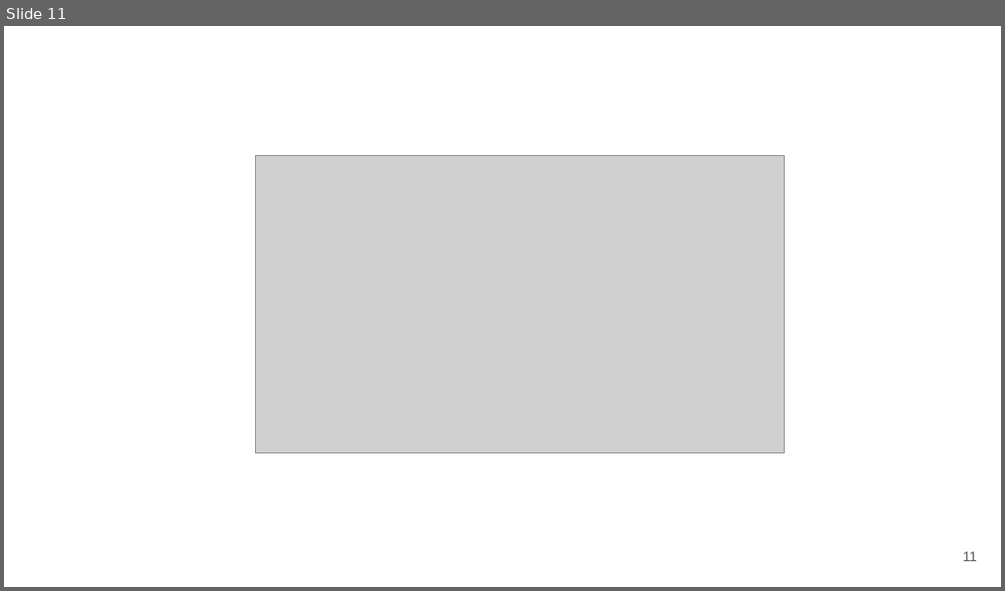
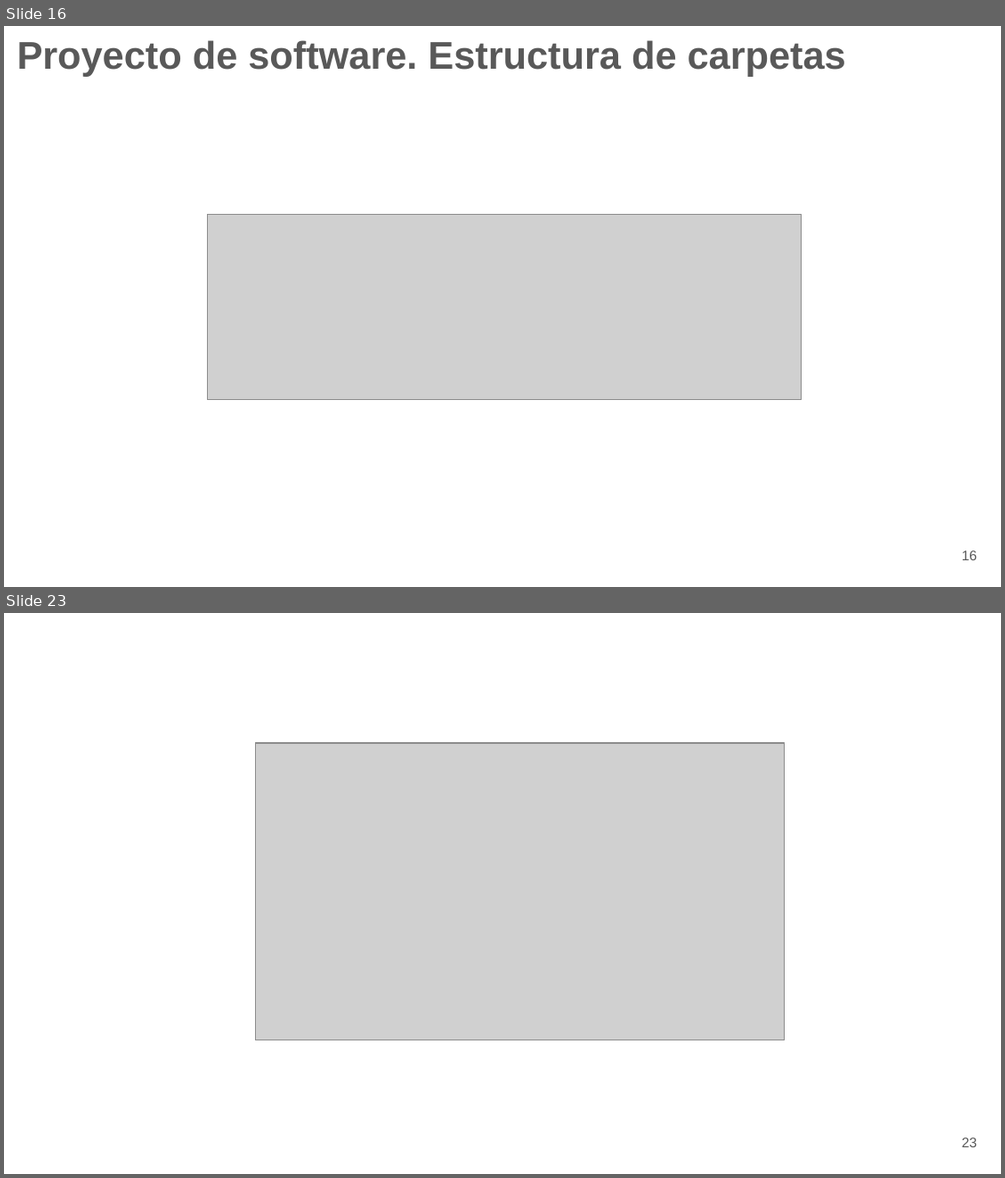
Before and after one commit to raulemilio/RomeroRaul_MyS_TF, a slide deck: entregables/MyS_TPF_ROMERO.pptx. Shown one above the other, each under a label of ours: slide 11 before the commit, slides 16 and 23 after it; the slides between them are not shown. The pictures are 1005x591 and 1005x1178 pixels, drawn with LibreOffice and Linux fonts; fonts in the diff are those of the drawing; grey boxes stand for pictures; background and template pictures are left out. Boxes give left, top, right and bottom in pixels: in the first picture for what was removed or moved away, otherwise in the second. Text is boxed around its words. In the diff, an @@ line names an element or a change of style, - is before the commit and + after.

```diff
--- a/entregables/MyS_TPF_ROMERO.pptx
+++ b/entregables/MyS_TPF_ROMERO.pptx
@@ slide 16 added at [4, 26, 1001, 587], background picture (left out) @@
@@ title added at [17, 40, 846, 76], 27.9 pt, text #595959, bold @@
+Proyecto de software. Estructura de carpetas
@@ picture added at [207, 215, 801, 400] @@
@@ page number added at [962, 550, 977, 560], 10 pt, text #595959 @@
+16
@@ what was slide 11 is now slide 23 @@
@@ page number at [962, 1137, 977, 1147]: text changed @@
-11
+23
```
Also in this commit, not shown: 7 slides changed, 11 other slides added, 11 other files.
